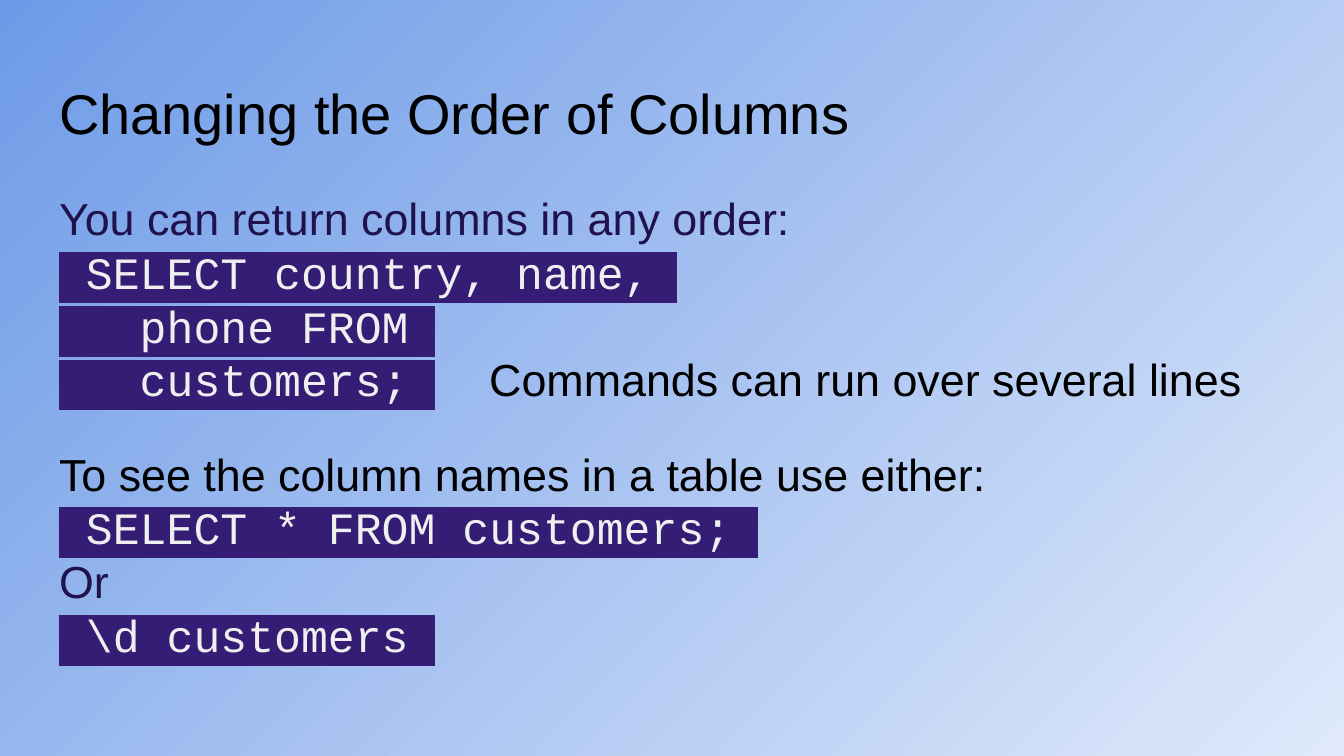
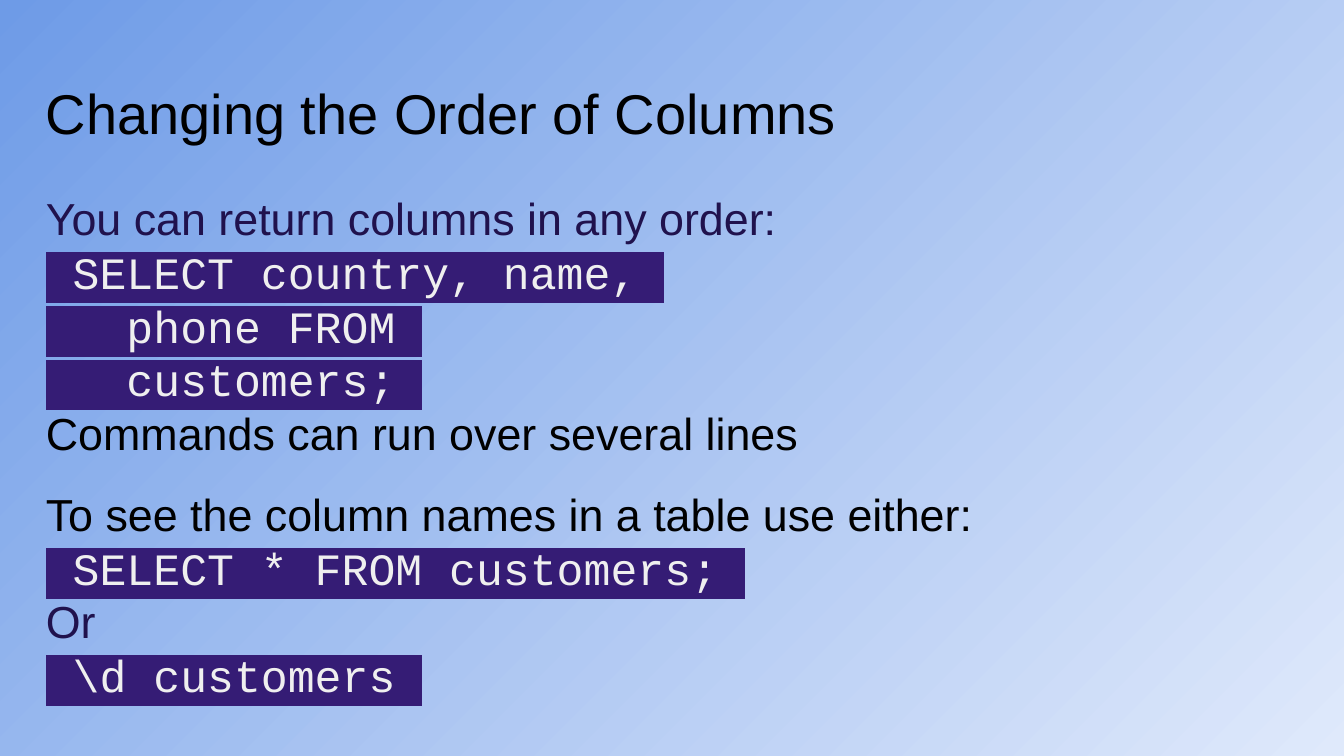
Before and after one commit to CodeYourFuture/syllabus, a slide deck: slide 16 of docs/db/db_b/week-1/CYF_DB_1.pptx (slide 15 before the commit). Drawn at 1344x756 pixels with LibreOffice and Linux fonts; fonts in the diff are those of the drawing. Boxes give left, top, right and bottom in pixels: in the first picture for what was removed or moved away, otherwise in the second. Text is boxed around its words. In the diff, an @@ line names an element or a change of style, - is before the commit and + after.

```diff
--- a/docs/db/db_b/week-1/CYF_DB_1.pptx
+++ b/docs/db/db_b/week-1/CYF_DB_1.pptx
@@ title "Changing the Order of Columns" moved from (x1=59, y1=93, x2=849, y2=144) to (x1=46, y1=93, x2=836, y2=144) @@
@@ text at (x1=46, y1=311, x2=798, y2=451): text changed @@
-phone FROM
-customers; Commands can run over several lines
+phone FROM
+customers;
+Commands can run over several lines
```
Also in this commit, not shown: 4 other slides changed, 1 slide added, 4 slides removed, 2 other files.
